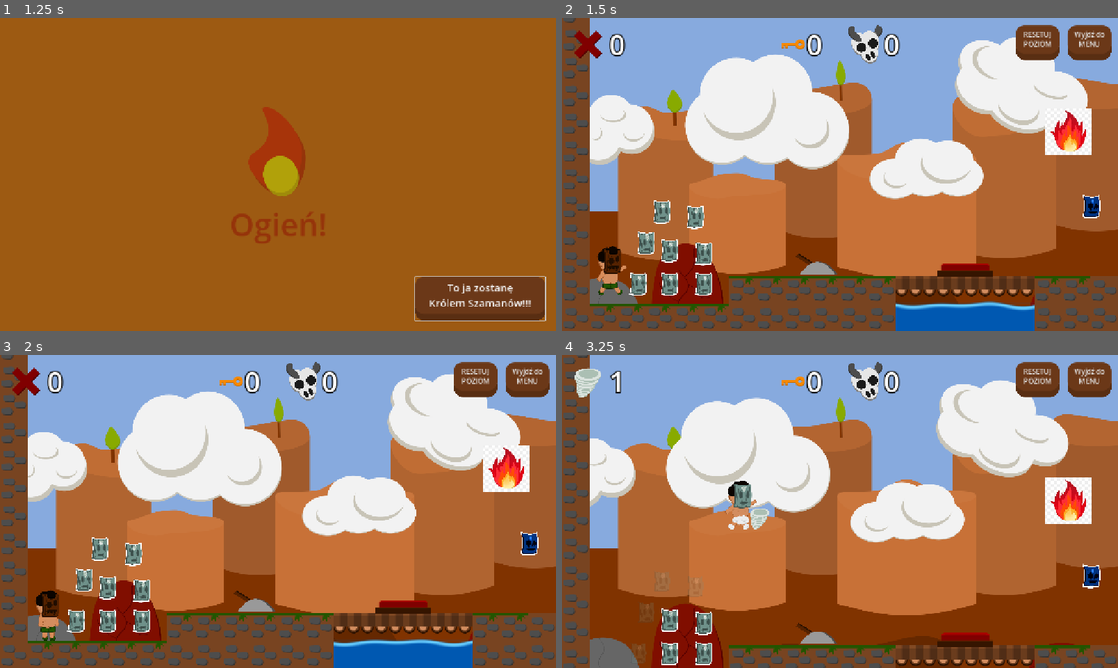
Above: before the commit, frames 1-4 (two rows, left to right).
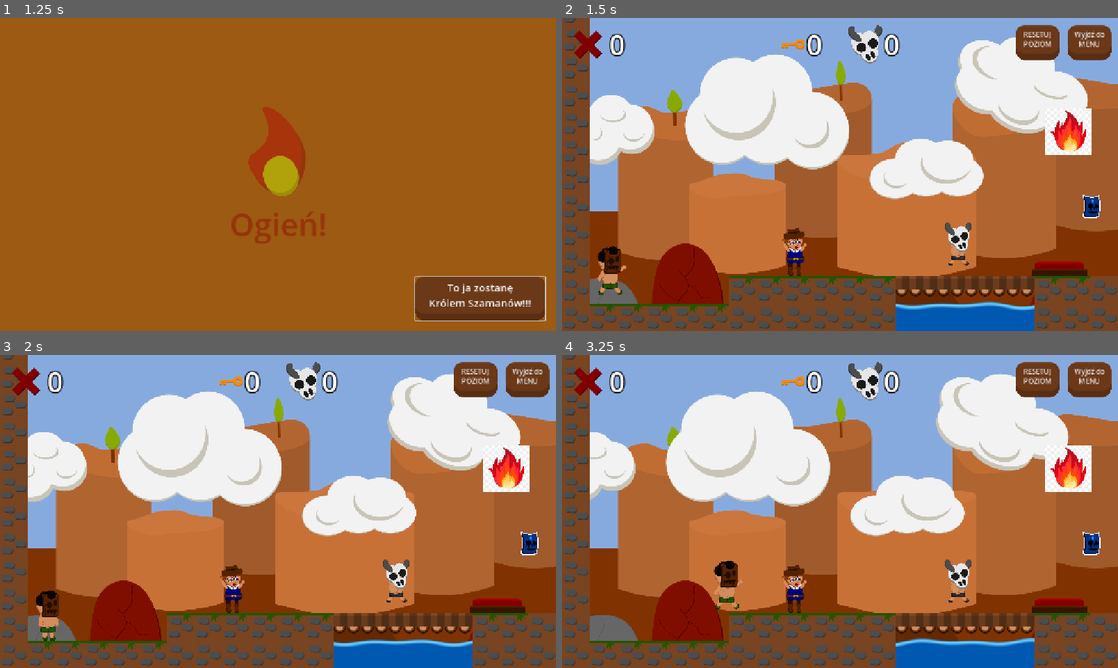
Above: after the commit, the same moments.

Repository: Nabiz/FourElements
Game: Godot game, scene res://Scenes/GUI/MainMenu.tscn
Same seed, same stepped clock (60 frames per second), same inputs: the game is played once before the commit and once after it. The engine's default icon, where the game draws it, is replaced by a stand-in: a white triangle on a blue panel in a dark square.
Inputs:
- Up to frame 1 (1.25 s): click "Zagraj" at 0.5 s
- Up to frame 2 (1.5 s): click "To ja zostanę Królem Szamanów…" at 1.25 s
- Up to frame 3 (2 s): no input
- Up to frame 4 (3.25 s): tap Enter (ui_accept) at 2, 2.27, 3.02 s; hold Right (ui_right) from 2.03 s (still down); tap X (ui_fire) at 2.1, 3.05 s; tap Space (ui_select) at 2.3, 2.85 s

Frame 1 is identical in both runs. In frame 2, 3.5% of the frame differs, in the area x 12-95%, y 58-89%; in frame 3, 3.5%; in frame 4, 27%, in the area x 0-100%, y 0-100%.

Commit message:
add basic dialogue boxes

Diff:
--- a/Levels/TestLevel.tscn
+++ b/Levels/TestLevel.tscn
@@ -10,7 +10,9 @@
 [ext_resource type="PackedScene" uid="uid://c7ikxeji6215b" path="res://Scenes/PressurePlate.tscn" id="8_kv5fy"]
 [ext_resource type="PackedScene" uid="uid://vl2evf4od0ls" path="res://Scenes/SwitchableObject.tscn" id="9_jeepb"]
 [ext_resource type="PackedScene" uid="uid://b657y1ssc83x3" path="res://Scenes/Fire.tscn" id="10_8x8nf"]
-[ext_resource type="PackedScene" uid="uid://c7vs0e7ft3dst" path="res://Scenes/Lever.tscn" id="11_ej1bv"]
+[ext_resource type="PackedScene" uid="uid://dwkde8i2sh1ce" path="res://Scenes/DialogueArea.tscn" id="11_ej1bv"]
+[ext_resource type="PackedScene" uid="uid://dpvdhpekec6yg" path="res://Scenes/GUI/DialogueCanvas.tscn" id="12_cxxvu"]
+[ext_resource type="Texture2D" uid="uid://40yqcidnv18n" path="res://Assets/Enemy/Enemy.png" id="13_a5le3"]
 
 [node name="TestLevel" type="Node2D"]
 
@@ -49,40 +51,8 @@
 position = Vector2(1218, 433)
 element = 2
 
-[node name="MaskPickup3" parent="Node2D" instance=ExtResource("7_a5le3")]
-position = Vector2(247, 611)
-element = 4
-
-[node name="MaskPickup5" parent="Node2D" instance=ExtResource("7_a5le3")]
-position = Vector2(326, 611)
-element = 4
-
-[node name="MaskPickup7" parent="Node2D" instance=ExtResource("7_a5le3")]
-position = Vector2(326, 541)
-element = 4
-
-[node name="MaskPickup8" parent="Node2D" instance=ExtResource("7_a5le3")]
-position = Vector2(247, 534)
-element = 4
-
-[node name="MaskPickup9" parent="Node2D" instance=ExtResource("7_a5le3")]
-position = Vector2(193, 517)
-element = 4
-
-[node name="MaskPickup10" parent="Node2D" instance=ExtResource("7_a5le3")]
-position = Vector2(229, 445)
-element = 4
-
-[node name="MaskPickup11" parent="Node2D" instance=ExtResource("7_a5le3")]
-position = Vector2(306, 457)
-element = 4
-
-[node name="MaskPickup6" parent="Node2D" instance=ExtResource("7_a5le3")]
-position = Vector2(175, 611)
-element = 4
-
 [node name="PressurePlate" parent="." node_paths=PackedStringArray("switchable_object") instance=ExtResource("8_kv5fy")]
-position = Vector2(928, 580)
+position = Vector2(1144, 576)
 switchable_object = NodePath("../SwitchableObject")
 
 [node name="SwitchableObject" parent="." instance=ExtResource("9_jeepb")]
@@ -94,8 +64,22 @@
 [node name="Fire" parent="." instance=ExtResource("10_8x8nf")]
 position = Vector2(1164, 260)
 
-[node name="Lever" parent="." node_paths=PackedStringArray("switchable_object") instance=ExtResource("11_ej1bv")]
-position = Vector2(590, 552)
-switchable_object = NodePath("../SwitchableObject2")
+[node name="DialogueCanvas" parent="." instance=ExtResource("12_cxxvu")]
+visible = false
+
+[node name="DialogueArea" parent="." node_paths=PackedStringArray("dialogue_canvas") instance=ExtResource("11_ej1bv")]
+position = Vector2(535, 537)
+dialogue_canvas = NodePath("../DialogueCanvas")
+
+[node name="DialogueArea2" parent="." node_paths=PackedStringArray("dialogue_canvas") instance=ExtResource("11_ej1bv")]
+position = Vector2(912, 524)
+dialogue_canvas = NodePath("../DialogueCanvas")
+character_array = ["Szaman", "Chief"]
+sentence_array = ["A a je jestm złym szamanem!", "O nie muszę Cię pokonać!!!"]
+
+[node name="Cartograph" parent="DialogueArea2" index="1"]
+texture = ExtResource("13_a5le3")
+hframes = 2
 
 [editable path="Player"]
+[editable path="DialogueArea2"]
--- /dev/null
+++ b/Scenes/DialogueArea.tscn
@@ -0,0 +1,29 @@
+[gd_scene load_steps=4 format=3 uid="uid://dwkde8i2sh1ce"]
+
+[ext_resource type="Script" uid="uid://d0fctfika0ndq" path="res://Scripts/DialogArea.gd" id="1_a2wum"]
+[ext_resource type="Texture2D" uid="uid://x5ibwxw3h8xe" path="res://Assets/Cartograph/cartograph.png" id="2_6sh7c"]
+
+[sub_resource type="CircleShape2D" id="CircleShape2D_tdj7p"]
+radius = 64.0
+
+[node name="DialogueArea" type="Area2D" node_paths=PackedStringArray("hint_label")]
+script = ExtResource("1_a2wum")
+hint_label = NodePath("Label")
+
+[node name="CollisionShape2D" type="CollisionShape2D" parent="."]
+shape = SubResource("CircleShape2D_tdj7p")
+
+[node name="Cartograph" type="Sprite2D" parent="."]
+scale = Vector2(0.3, 0.3)
+texture = ExtResource("2_6sh7c")
+
+[node name="Label" type="Label" parent="."]
+visible = false
+offset_left = -97.0
+offset_top = -92.0
+offset_right = 94.0
+offset_bottom = -69.0
+text = "Press \"Down Key\" to talk"
+
+[connection signal="body_entered" from="." to="." method="_on_body_entered"]
+[connection signal="body_exited" from="." to="." method="_on_body_exited"]
--- /dev/null
+++ b/Scenes/GUI/DialogueCanvas.tscn
@@ -0,0 +1,46 @@
+[gd_scene load_steps=2 format=3 uid="uid://dpvdhpekec6yg"]
+
+[ext_resource type="Script" uid="uid://bphgtgydlpdi8" path="res://Scripts/GUI/DialogueCanvas.gd" id="1_4y2mn"]
+
+[node name="DialogCanvas" type="CanvasLayer" node_paths=PackedStringArray("character_label", "sentence_label")]
+script = ExtResource("1_4y2mn")
+character_label = NodePath("Panel/MarginContainer/VBoxContainer/CharacterLabel")
+sentence_label = NodePath("Panel/MarginContainer/VBoxContainer/SentenceLabel")
+
+[node name="Panel" type="Panel" parent="."]
+custom_minimum_size = Vector2(1200, 400)
+anchors_preset = 5
+anchor_left = 0.5
+anchor_right = 0.5
+offset_left = -600.0
+offset_right = 600.0
+offset_bottom = 200.0
+grow_horizontal = 2
+
+[node name="MarginContainer" type="MarginContainer" parent="Panel"]
+layout_mode = 1
+anchors_preset = 15
+anchor_right = 1.0
+anchor_bottom = 1.0
+grow_horizontal = 2
+grow_vertical = 2
+theme_override_constants/margin_left = 40
+theme_override_constants/margin_top = 40
+theme_override_constants/margin_right = 40
+theme_override_constants/margin_bottom = 40
+
+[node name="VBoxContainer" type="VBoxContainer" parent="Panel/MarginContainer"]
+layout_mode = 2
+
+[node name="CharacterLabel" type="Label" parent="Panel/MarginContainer/VBoxContainer"]
+layout_mode = 2
+theme_override_font_sizes/font_size = 48
+text = "Thomas"
+
+[node name="SentenceLabel" type="Label" parent="Panel/MarginContainer/VBoxContainer"]
+custom_minimum_size = Vector2(1120, 0)
+layout_mode = 2
+size_flags_vertical = 1
+theme_override_font_sizes/font_size = 32
+text = "\"Jestem uczonym, który zwiedza Amerykę i poznaje lokalne ludy. Także ich języki. Miło mi Cię poznać\""
+autowrap_mode = 2
--- /dev/null
+++ b/Scripts/DialogArea.gd
@@ -0,0 +1,29 @@
+class_name DialogueArea
+extends Area2D
+
+var can_open_dialogue: bool = false
+@export var dialogue_canvas: DialogueCanvas
+
+@export var hint_label: Label
+
+@export var character_array = ["Thomas", "Chief", "Thomas", "Chief"]
+@export var sentence_array = ["Cześć, Mam na imię Thomas i jestem kartografem!",
+"A ja jestem wódz indian. Skąd znasz nasz język?",
+"Jestem uczonym, który zwiedza Amerykę i poznaje lokalne ludy. Także ich języki. Miło mi Cię poznać",
+"Witaj blada twarz! Nie rób kłopotów na moim terenie. Dobrze Cię widzieć"]
+
+func _input(event: InputEvent) -> void:
+	if event.is_action_pressed("ui_down") and can_open_dialogue:
+		if dialogue_canvas.visible == false:
+			dialogue_canvas.start_dialogue(character_array, sentence_array)
+			hint_label.hide()
+
+func _on_body_entered(body: Node2D) -> void:
+	if body is Player:
+		can_open_dialogue = true
+		hint_label.show()
+
+func _on_body_exited(body: Node2D) -> void:
+	if body is Player:
+		can_open_dialogue = false
+		hint_label.hide()
--- /dev/null
+++ b/Scripts/GUI/DialogueCanvas.gd
@@ -0,0 +1,40 @@
+class_name DialogueCanvas
+extends CanvasLayer
+
+var current_statement_index = 0
+@export var character_label: Label
+@export var sentence_label: Label
+
+var character_array
+var sentence_array
+
+func _input(event: InputEvent) -> void:
+	if visible:
+		if event.is_action_pressed("ui_up"):
+			end_dialogue()
+		elif event.is_action_released("ui_select"):
+			next_statement()
+
+func start_dialogue(new_cahracter_array, new_sentence_array):
+	character_array = new_cahracter_array
+	sentence_array = new_sentence_array
+	Player.instance.can_move = false
+	current_statement_index = 0
+	update_statement()
+	show()
+
+func next_statement():
+	Player.instance.can_move = false
+	current_statement_index += 1
+	if current_statement_index >= sentence_array.size():
+		end_dialogue()
+	else:
+		update_statement()
+
+func update_statement():
+	character_label.text = character_array[current_statement_index]
+	sentence_label.text = sentence_array[current_statement_index]
+
+func end_dialogue():
+	hide()
+	Player.instance.can_move = true
--- a/Scripts/Player.gd
+++ b/Scripts/Player.gd
@@ -27,8 +27,10 @@
 func _enter_tree() -> void:
 	instance = self
 
+var can_move: bool = true
+
 func _process(_delta: float) -> void:
-	if Input.is_action_just_pressed("ui_fire"):
+	if Input.is_action_just_pressed("ui_fire") and can_move:
 		spawn_fire_bullet()
 		spawn_air_bullet()
 		spawn_earth_block()
@@ -38,9 +40,10 @@
 		LevelManagerAutoload.restart_level()
 
 func _physics_process(delta: float) -> void:
-	if Input.is_action_just_pressed("ui_select"):
-		double_jump()
-	basic_movement(delta)
+	if can_move:
+		if Input.is_action_just_pressed("ui_select"):
+			double_jump()
+		basic_movement(delta)
 
 func basic_movement(delta: float) -> void:
 	if not is_on_floor():
Not shown: 1 places in Levels/TestLevel.tscn that only renumber resources
Not shown, added: Scripts/DialogArea.gd.uid
Not shown, added: Scripts/GUI/DialogueCanvas.gd.uid
